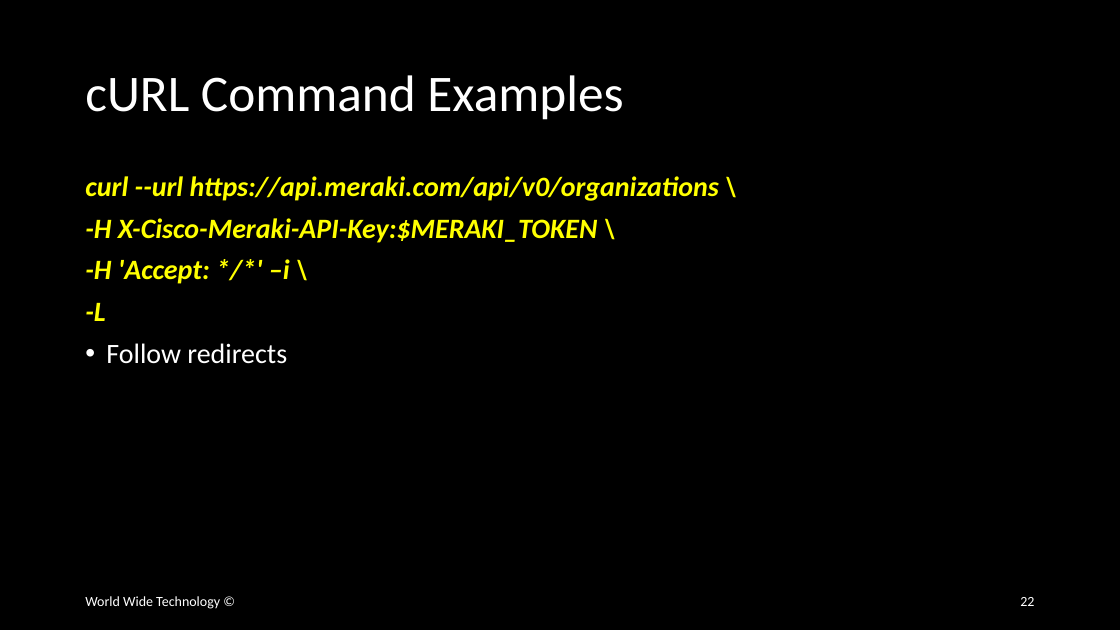
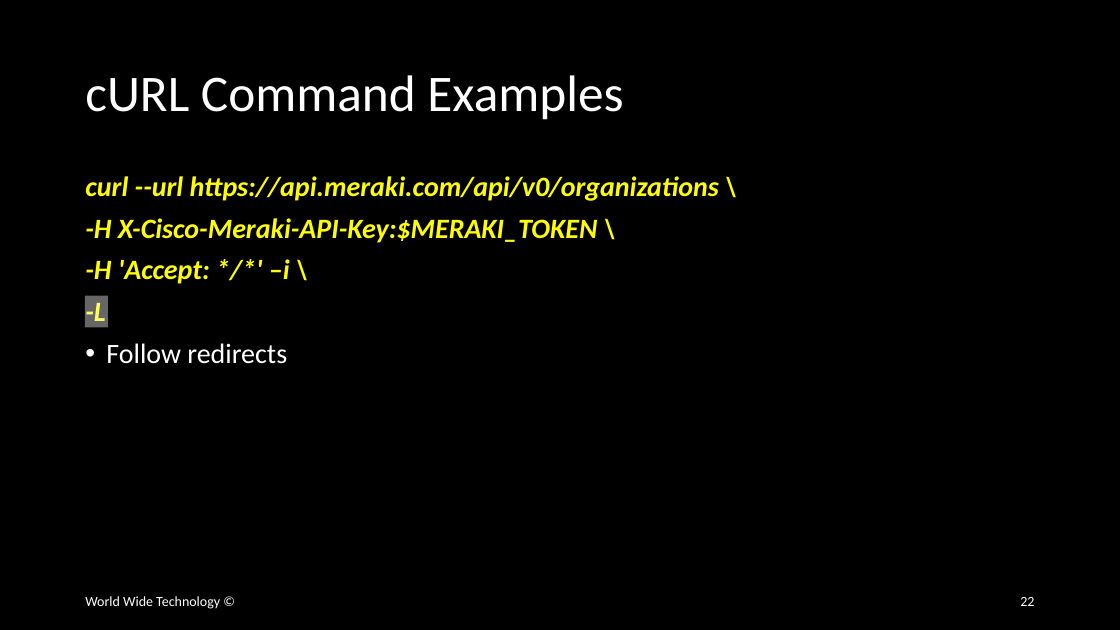
Before and after one commit to wwt/curl-requests-foundations, a slide deck: slide 22 of curl-requests-foundations.pptx. Drawn at 1120x630 pixels with LibreOffice and Linux fonts; fonts in the diff are those of the drawing. Boxes give left, top, right and bottom in pixels: in the first picture for what was removed or moved away, otherwise in the second. Text is boxed around its words. In the diff, an @@ line names an element or a change of style, - is before the commit and + after.

```diff
--- a/curl-requests-foundations.pptx
+++ b/curl-requests-foundations.pptx
@@ rectangle added at [85,296,108,328], fill #FFFFFF at 40% opacity @@
```
